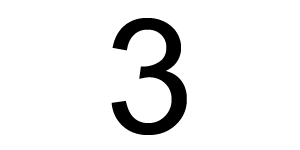
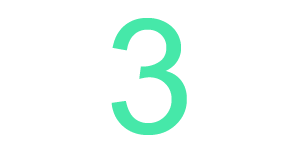
Before/after of a 300px x 150px layered artwork. What changed in the layer stack:
painted on "3" over [111,18,187,135]
